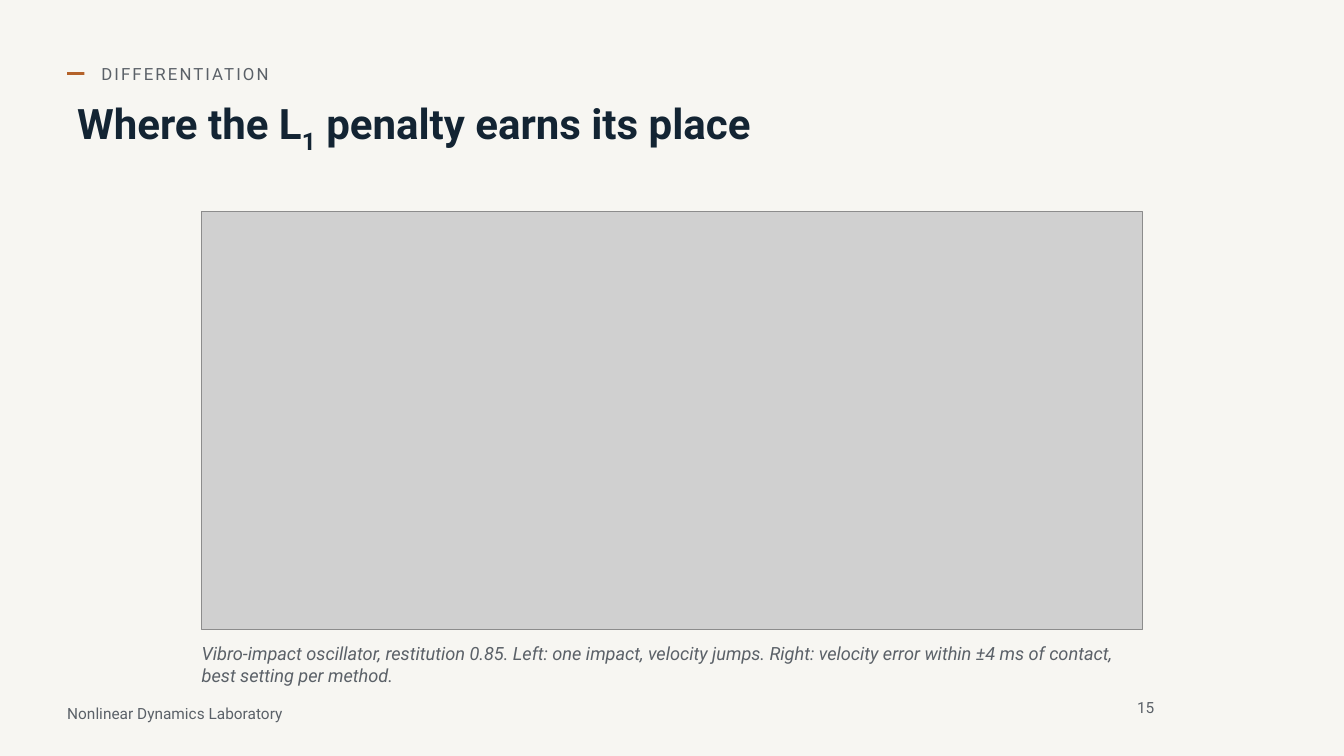
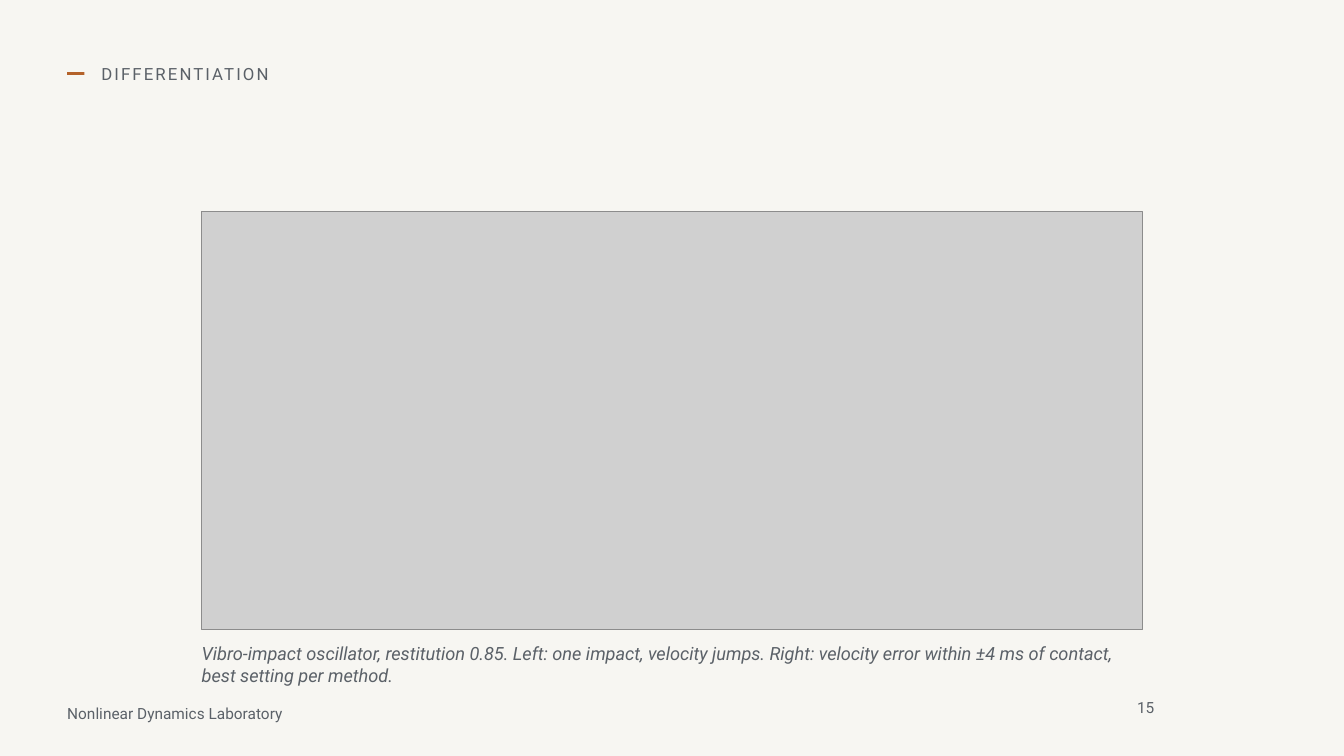
Before and after one commit to nld-uri/kinematics-toolbox, a slide deck: slide 15 of talk/differentiation_integration_talk.pptx. Drawn at 1344x756 pixels with LibreOffice and Linux fonts; fonts in the diff are those of the drawing; grey boxes stand for pictures; background and template pictures are left out. Boxes give left, top, right and bottom in pixels: in the first picture for what was removed or moved away, otherwise in the second. Text is boxed around its words. In the diff, an @@ line names an element or a change of style, - is before the commit and + after.

```diff
--- a/talk/differentiation_integration_talk.pptx
+++ b/talk/differentiation_integration_talk.pptx
@@ title removed at bbox=[77, 107, 751, 148] @@
-Where the L1 penalty earns its place
```
Also in this commit, not shown: 18 other slides changed, 1 other file.
